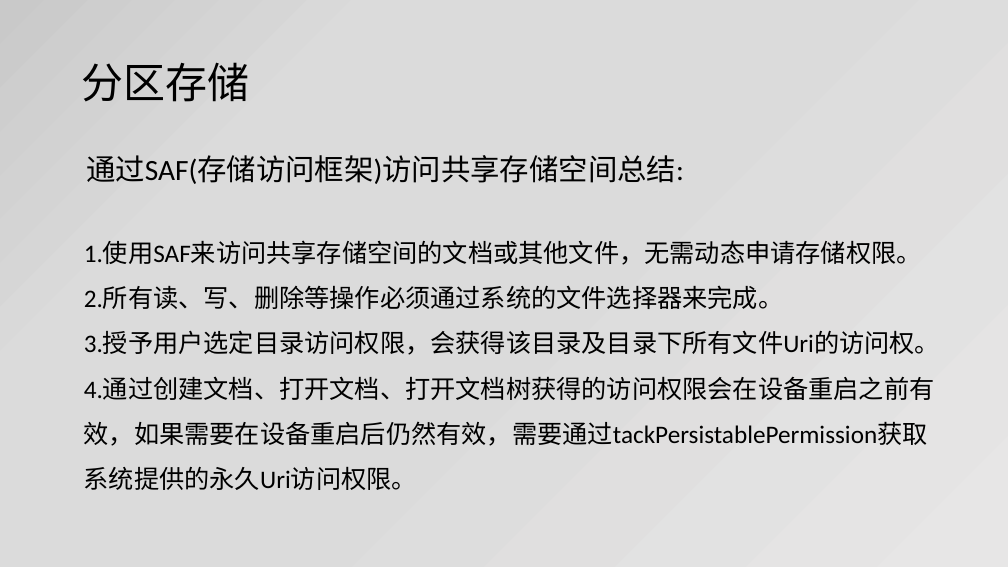
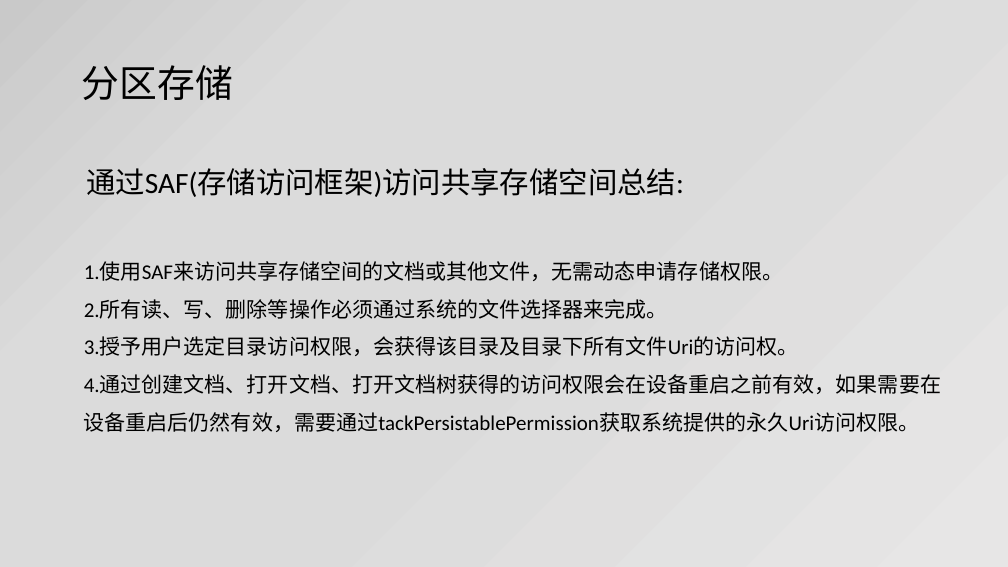
Before and after one commit to jianjunxiao/Adaptation, a slide deck: slide 15 of Android10、11适配.pptx. Drawn at 1008x567 pixels with LibreOffice and Linux fonts; fonts in the diff are those of the drawing. Boxes give left, top, right and bottom in pixels: in the first picture for what was removed or moved away, otherwise in the second. Text is boxed around its words. In the diff, an @@ line names an element or a change of style, - is before the commit and + after.

```diff
--- a/Android10、11适配.pptx
+++ b/Android10、11适配.pptx
@@ title "分区存储" at [82,65,233,100]: size 40 to 36 pt @@
@@ text "通过SAF(存储访问框架)访问共享存储空间总结:": place and size @@
-text "通过SAF(存储访问框架)访问共享存储空间总结:" at [86,155,684,184]
+text "通过SAF(存储访问框架)访问共享存储空间总结:" at [86,168,684,197]
@@ text "1.使用SAF来访问共享存储空间的文档或其他文件，无需动态申请存储权限。": place and size @@
-text "1.使用SAF来访问共享存储空间的文档或其他文件，无需动态申请存储权限。" at [84,241,940,490]
+text "1.使用SAF来访问共享存储空间的文档或其他文件，无需动态申请存储权限。" at [84,261,941,432]
@@ text "1.使用SAF来访问共享存储空间的文档或其他文件，无需动态申请存储权限。" at [84,261,941,432]: size 24 to 20 pt @@
```
Also in this commit, not shown: 25 other slides changed, 4 slides added, 7 other files.
